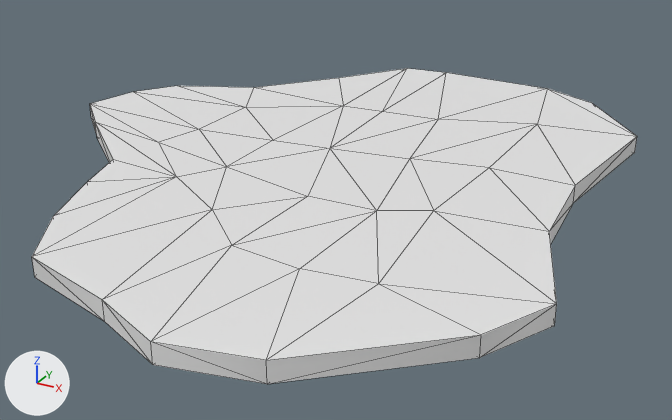
Before and after pictures for a commit that changed the FBX model Assets/Content/Models/Planet/Continents/Continent04.FBX.
One viewpoint serves both versions: a camera (50 mm lens) standing at (28.0, -43.3, 19.1) and looking at (5.0, -1.6, -1.8). Arrows for +X, +Y and +Z are at lower left; the lights stay in place. Mesh edges are drawn as thin lines. Where no turn or scale is listed for an object, it has been applied to the vertices.

In view in the first picture: 'Continent04'.
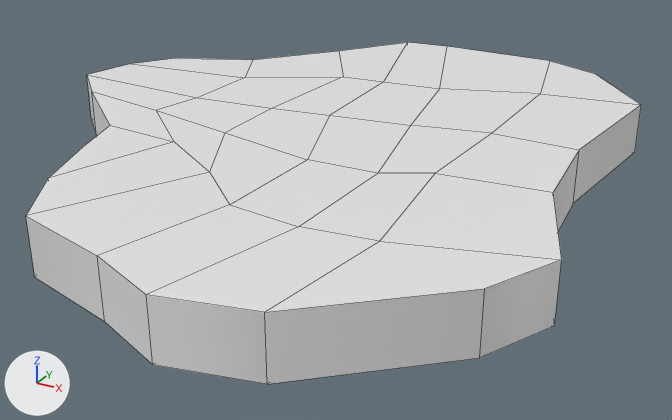
The newer file is also turned or shifted as a whole; pictures and numbers use the older file's frame.

Pixel boxes (x1, y1, x2, y2) of what changed, in the pictures (672 x 420 px):
```json
{"object": "Continent04", "change": "reshaped", "before": [32, 68, 637, 384], "after": [26, 42, 641, 384], "on screen": "8% taller"}
```

Scene script edits in JSON lines:
```json
{"block": "me_mesh", "where": "# used by ob_continent04; location = (0.0, 0.0, 0.0)"}
{"op": "remove", "block": "me_mesh", "code": "me_mesh.from_pydata(...)  # 84 vertices, 164 faces; spans x -14.3..20.1, y -20.9..18.6, z 0.0..1.0"}
{"op": "add", "block": "me_mesh", "code": "me_mesh.from_pydata(...)  # 84 vertices, 82 faces; spans x -14.3..20.1, y -20.9..18.6, z 0.0..2.9"}
{"block": "me_mesh", "change": "me_mesh part 1"}
{"block": "me_mesh", "change": "9 vertices are removed from x -14.3..20.1, y -17.9..18.1, z 1.0"}
{"block": "me_mesh", "change": "164 faces are deleted"}
{"block": "me_mesh", "change": "33 vertices in x -13.7..18.4, y -20.9..18.6, z 1.0 move by (0.0, 0.0, 1.9)"}
{"block": "me_mesh", "change": "9 vertices are added at x -14.3..20.1, y -17.9..18.1, z 2.9"}
{"block": "me_mesh", "change": "82 new faces join them"}
```
